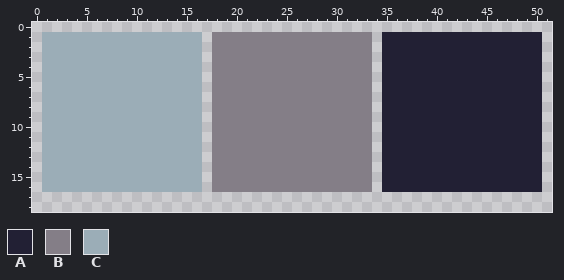
Pixel-art sprite -- core/assets/packed/map/atlas.png. Above: the version before the commit.
The file is 128x64 pixels, drawn in blocks of 2x2; one block is one cell here. Shown: x 0..51, y 0..18.
Palette (. is transparent): A #222034  B #847e87  C #9badb7
Pixels before, first column x 1:
 1 CCCCCCCCCCCCCCCC.BBBBBBBBBBBBBBBB.AAAAAAAAAAAAAAAA
 2 CCCCCCCCCCCCCCCC.BBBBBBBBBBBBBBBB.AAAAAAAAAAAAAAAA
 3 CCCCCCCCCCCCCCCC.BBBBBBBBBBBBBBBB.AAAAAAAAAAAAAAAA
 4 CCCCCCCCCCCCCCCC.BBBBBBBBBBBBBBBB.AAAAAAAAAAAAAAAA
 5 CCCCCCCCCCCCCCCC.BBBBBBBBBBBBBBBB.AAAAAAAAAAAAAAAA
 6 CCCCCCCCCCCCCCCC.BBBBBBBBBBBBBBBB.AAAAAAAAAAAAAAAA
 7 CCCCCCCCCCCCCCCC.BBBBBBBBBBBBBBBB.AAAAAAAAAAAAAAAA
 8 CCCCCCCCCCCCCCCC.BBBBBBBBBBBBBBBB.AAAAAAAAAAAAAAAA
 9 CCCCCCCCCCCCCCCC.BBBBBBBBBBBBBBBB.AAAAAAAAAAAAAAAA
10 CCCCCCCCCCCCCCCC.BBBBBBBBBBBBBBBB.AAAAAAAAAAAAAAAA
11 CCCCCCCCCCCCCCCC.BBBBBBBBBBBBBBBB.AAAAAAAAAAAAAAAA
12 CCCCCCCCCCCCCCCC.BBBBBBBBBBBBBBBB.AAAAAAAAAAAAAAAA
13 CCCCCCCCCCCCCCCC.BBBBBBBBBBBBBBBB.AAAAAAAAAAAAAAAA
14 CCCCCCCCCCCCCCCC.BBBBBBBBBBBBBBBB.AAAAAAAAAAAAAAAA
15 CCCCCCCCCCCCCCCC.BBBBBBBBBBBBBBBB.AAAAAAAAAAAAAAAA
16 CCCCCCCCCCCCCCCC.BBBBBBBBBBBBBBBB.AAAAAAAAAAAAAAAA
New version:
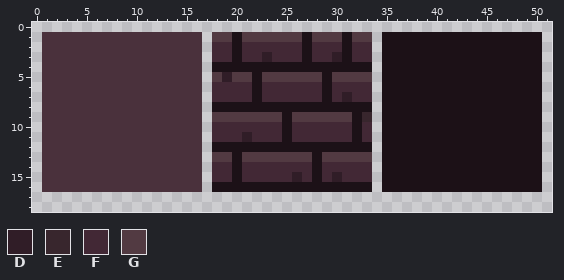
Colours new in this view: D #301d27  E #38262d  F #422835  G #523a42
Difference:
Colour A changes from #222034 to #1c1117.
Colour C changes from #9badb7 to #4a313c.
Colour A replaces colour B in rows 1 to 3 at x 20, 27 and 31; in row 4 at x 18 to 33; in rows 5 to 7 at x 22 and 29; in row 8 at x 18 to 33; in rows 9 to 11 at x 25 and 32; in row 12 at x 18 to 33.
Colour A replaces colour B in rows 13 to 15 at x 20 and 28; in row 16 at x 18 to 33.
Colour D replaces colour B in row 3 at x 23 and 30; in row 5 at x 19; in row 7 at x 31; in row 11 at x 21; in row 15 at x 26 and 30.
Colour E replaces colour B in row 9 at x 33.
Colour F replaces colour B in row 2 at x 18 to 19, 21 to 26, 28 to 30 and 32 to 33; in row 3 at x 18 to 19, 21 to 22, 24 to 26, 28 to 29 and 32 to 33; in row 6 at x 18 to 21, 23 to 28 and 30 to 33; in row 7 at x 18 to 21, 23 to 28, 30 and 32 to 33; in row 10 at x 18 to 24, 26 to 31 and 33; in row 11 at x 18 to 20, 22 to 24, 26 to 31 and 33.
Colour F replaces colour B in row 14 at x 18 to 19, 21 to 27 and 29 to 33; in row 15 at x 18 to 19, 21 to 25, 27, 29 and 31 to 33.
Colour G replaces colour B in row 1 at x 18 to 19, 21 to 26, 28 to 30 and 32 to 33; in row 5 at x 18, 20 to 21, 23 to 28 and 30 to 33; in row 9 at x 18 to 24 and 26 to 31; in row 13 at x 18 to 19, 21 to 27 and 29 to 33.
Where, in picture pixels (left, top, right, bottom), the same in both pictures:
changed: (42, 32, 542, 192)
